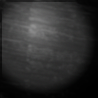
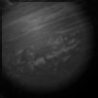
Layers edited between the first and the second 98×98 image:
hid "Black5 Texture" over [0, 0, 98, 98]
added layer "Black4b Texture" (lch lightness) above "Black4a Texture" over [0, 0, 98, 98]
renamed "Black4 Texture" to "Black4a Texture", hid it over [0, 0, 98, 98]
hid "Black1 Texture" over [0, 0, 98, 98]
